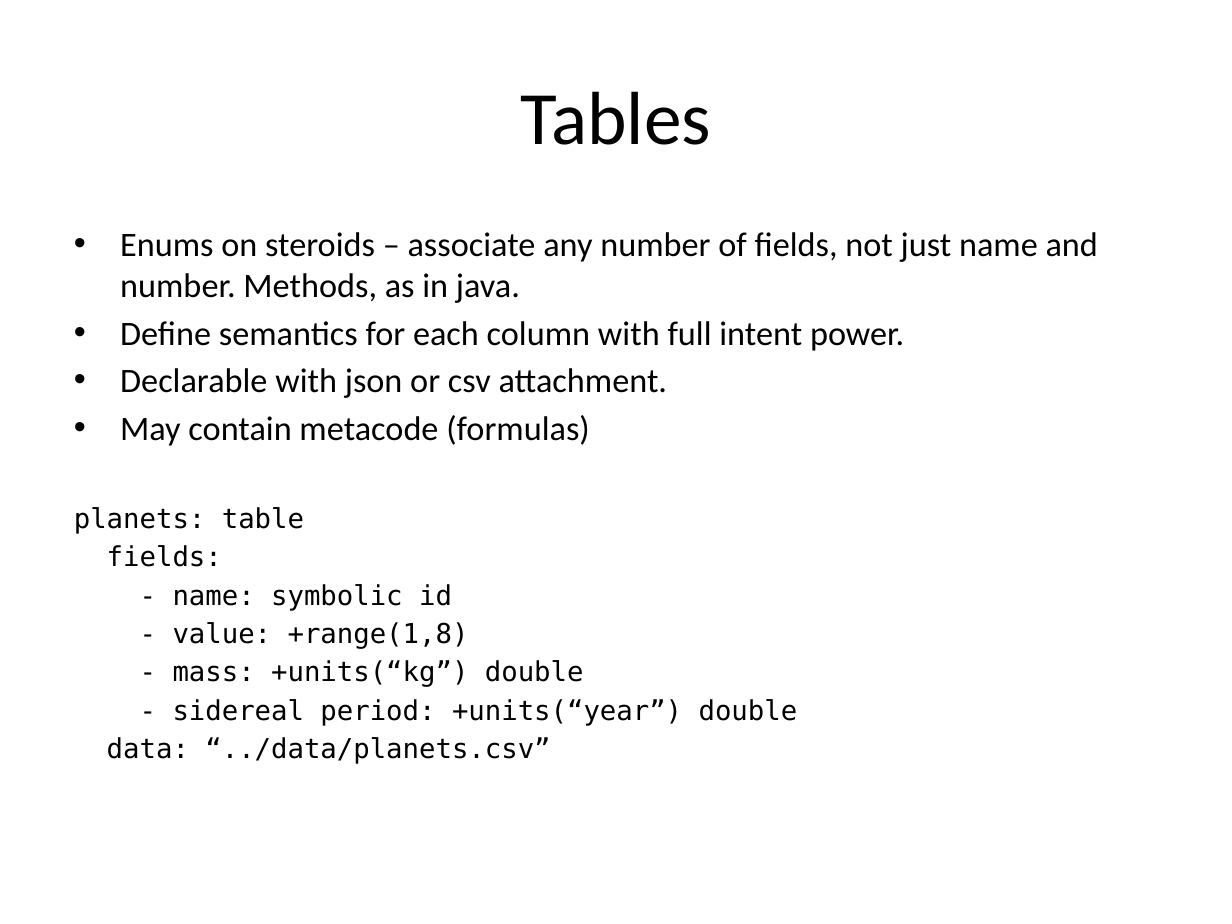
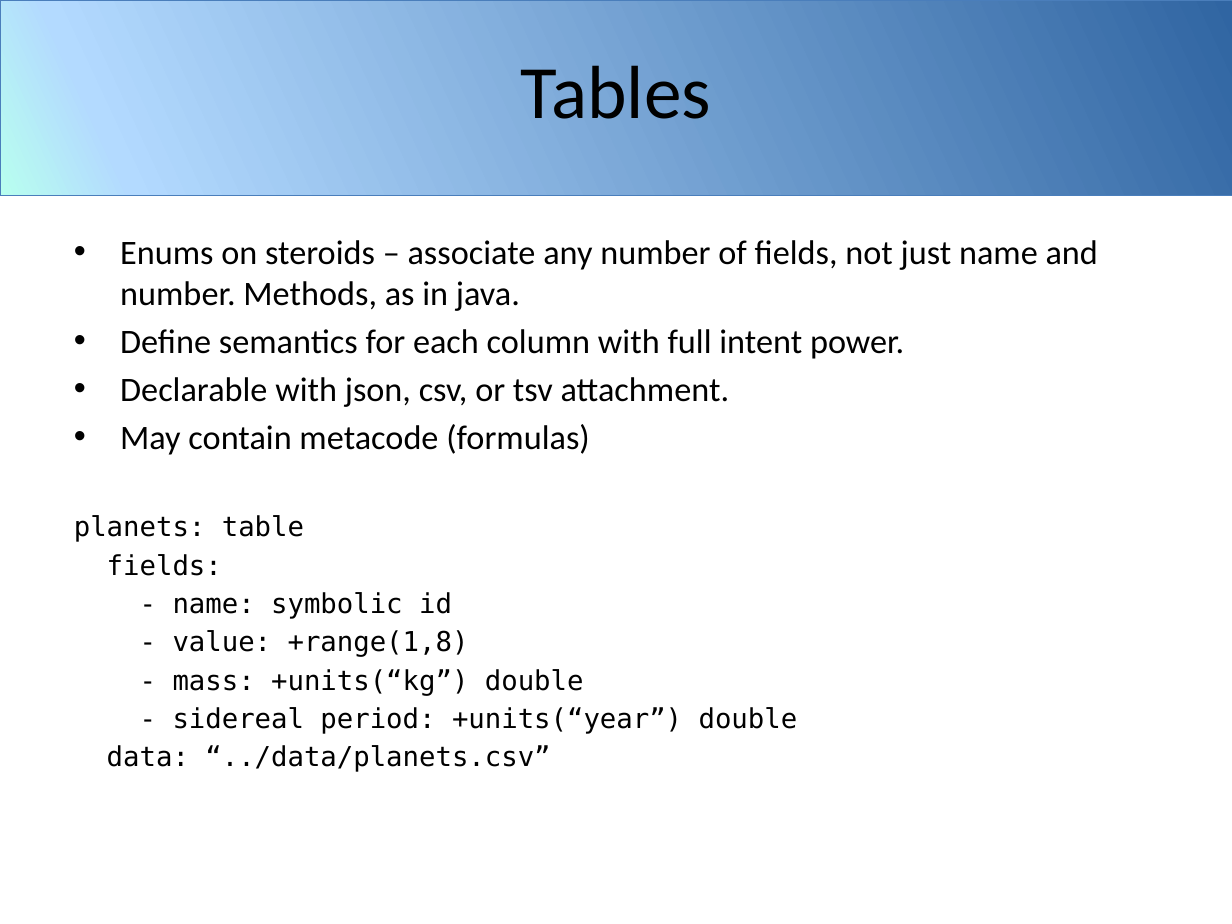
Before and after one commit to mikiec84/intent, a slide deck: slide 33 of assets/introducing-intent.pptx (slide 20 before the commit). Drawn at 1232x924 pixels with LibreOffice and Linux fonts; fonts in the diff are those of the drawing; background and template pictures are left out. Boxes give left, top, right and bottom in pixels: in the first picture for what was removed or moved away, otherwise in the second. Text is boxed around its words. In the diff, an @@ line names an element or a change of style, - is before the commit and + after.

```diff
--- a/assets/introducing-intent.pptx
+++ b/assets/introducing-intent.pptx
@@ rectangle added at (x1=0, y1=0, x2=1232, y2=195), fill gradient #3065A2 to #B3DAFF to #B8FFEF, outline #4B7EBC 0.25 pt @@
@@ rectangle added at (x1=0, y1=0, x2=1232, y2=195), fill gradient #3065A2 to #B3DAFF to #B8FFEF, outline #4B7EBC 0.25 pt @@
@@ title "Tables" moved from (x1=521, y1=91, x2=711, y2=145) to (x1=521, y1=65, x2=711, y2=119) @@
@@ text "Enums on steroids – associate ..." moved from (x1=74, y1=232, x2=1098, y2=764) to (x1=74, y1=240, x2=1098, y2=772) @@
@@ text at (x1=120, y1=377, x2=730, y2=407): text changed @@
-• Declarable with json or csv attachment.
+• Declarable with json, csv, or tsv attachment.
```
Also in this commit, not shown: 22 other slides changed, 14 slides added, 2 slides removed.
